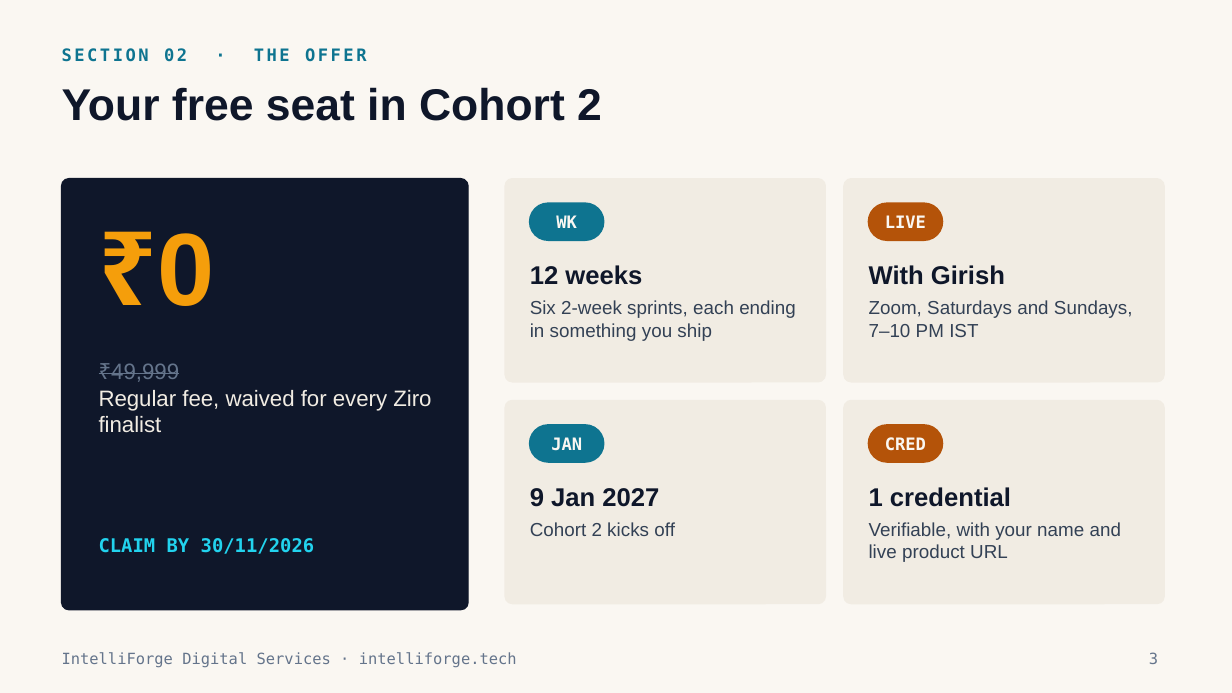
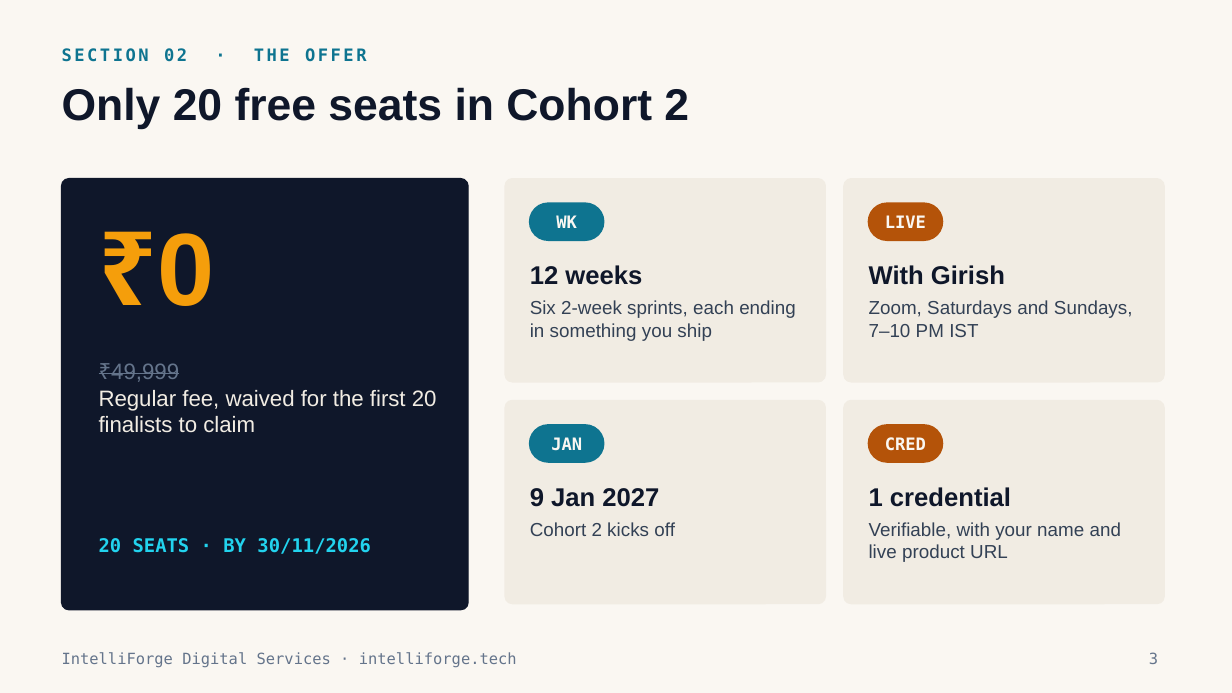
Before and after one commit to gengirish/intelliforge-bootcamp, a slide deck: slide 3 of outreach/ziro-digital/ziro-finalists-free-seat-offer-ifres.pptx. Drawn at 1232x693 pixels with LibreOffice and Linux fonts; fonts in the diff are those of the drawing. Boxes give left, top, right and bottom in pixels: in the first picture for what was removed or moved away, otherwise in the second. Text is boxed around its words. In the diff, an @@ line names an element or a change of style, - is before the commit and + after.

```diff
--- a/outreach/ziro-digital/ziro-finalists-free-seat-offer-ifres.pptx
+++ b/outreach/ziro-digital/ziro-finalists-free-seat-offer-ifres.pptx
@@ title at (62,87,689,130): text changed @@
-Your free seat in Cohort 2
+Only 20 free seats in Cohort 2
@@ text at (99,390,437,433): text changed @@
-Regular fee, waived for every Ziro finalist
+Regular fee, waived for the first 20 finalists to claim
@@ text at (99,538,371,554): text changed @@
-CLAIM BY 30/11/2026
+20 SEATS · BY 30/11/2026
```
Also in this commit, not shown: 3 other slides changed.
